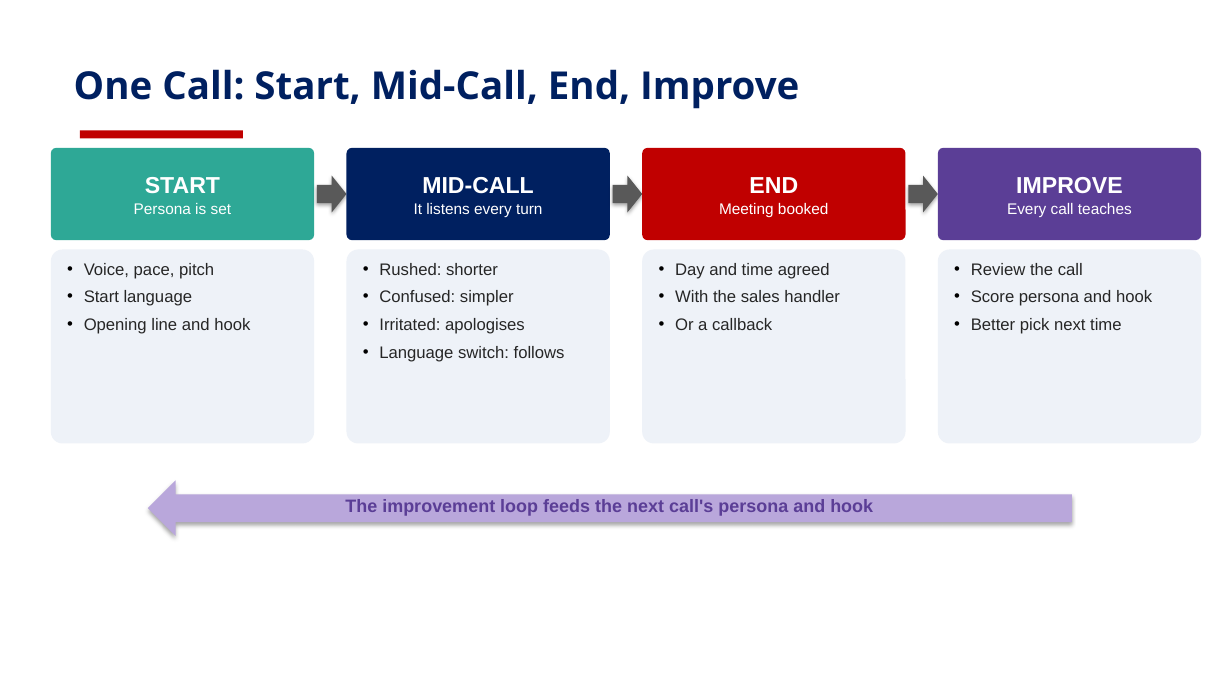
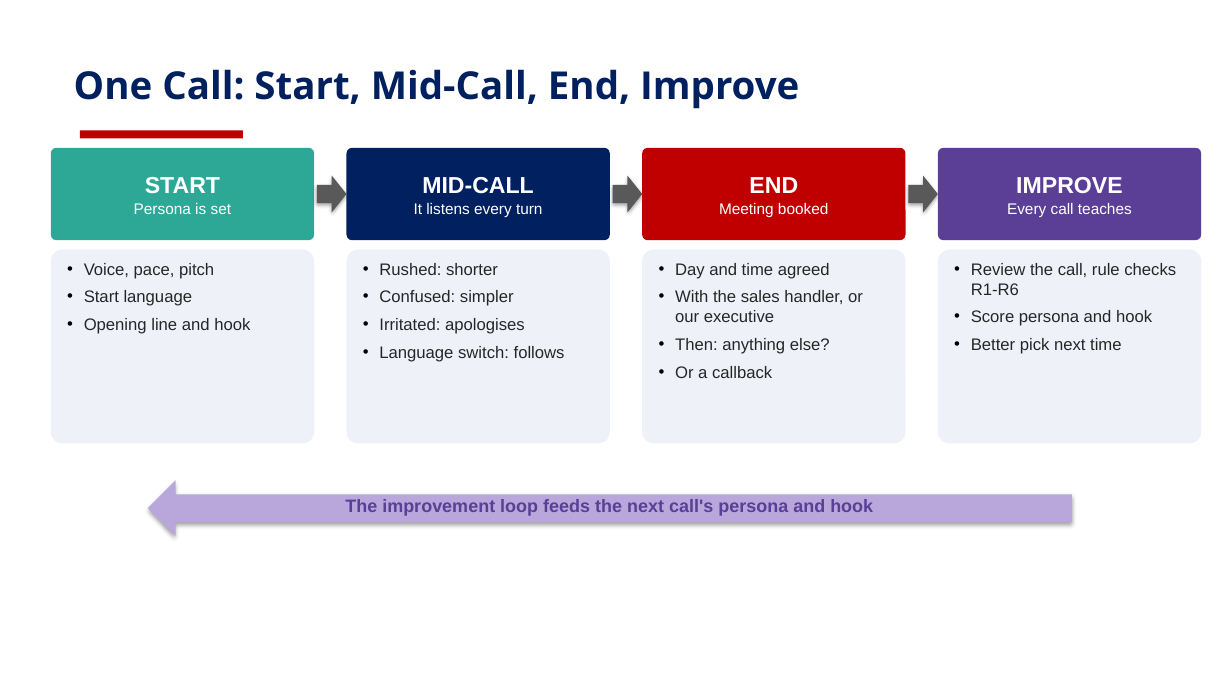
Before and after one commit to risu1139/vani-hackathon, a slide deck: slide 7 of outputs/plans/VANI_Persona_Design_Deck_v2_visual.pptx. Drawn at 1232x693 pixels with LibreOffice and Linux fonts; fonts in the diff are those of the drawing; background and template pictures are left out. Boxes give left, top, right and bottom in pixels: in the first picture for what was removed or moved away, otherwise in the second. Text is boxed around its words. In the diff, an @@ line names an element or a change of style, - is before the commit and + after.

```diff
--- a/outputs/plans/VANI_Persona_Design_Deck_v2_visual.pptx
+++ b/outputs/plans/VANI_Persona_Design_Deck_v2_visual.pptx
@@ text in rounded rectangle at bbox=[971, 263, 1176, 295]: text changed @@
-• Review the call
+• Review the call, rule checks R1-R6
@@ text in rounded rectangle at bbox=[675, 290, 863, 354]: text changed @@
-• With the sales handler
+• With the sales handler, or our executive
+• Then: anything else?
```
Also in this commit, not shown: 3 other slides changed, 1 other file.
